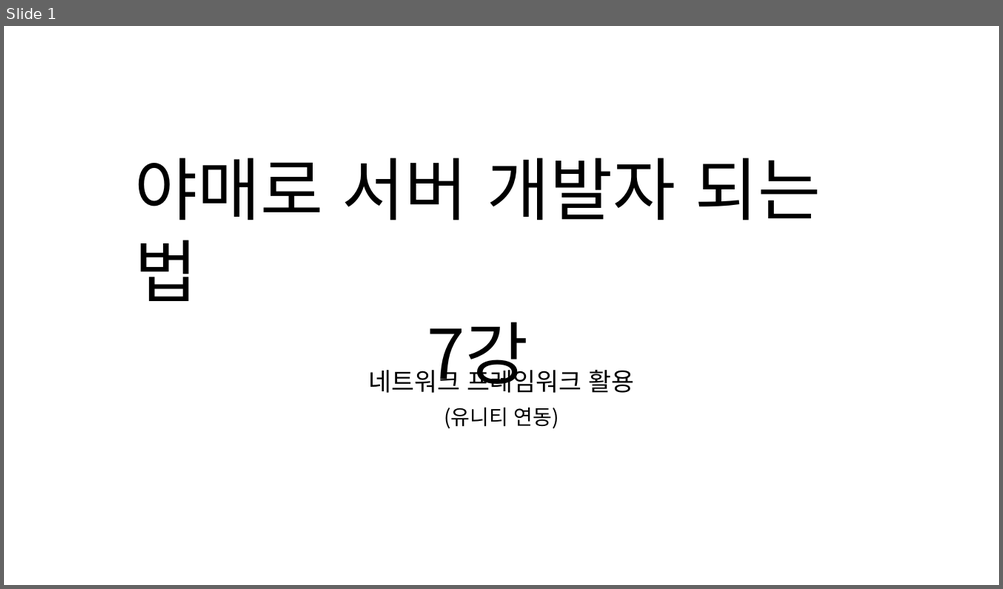
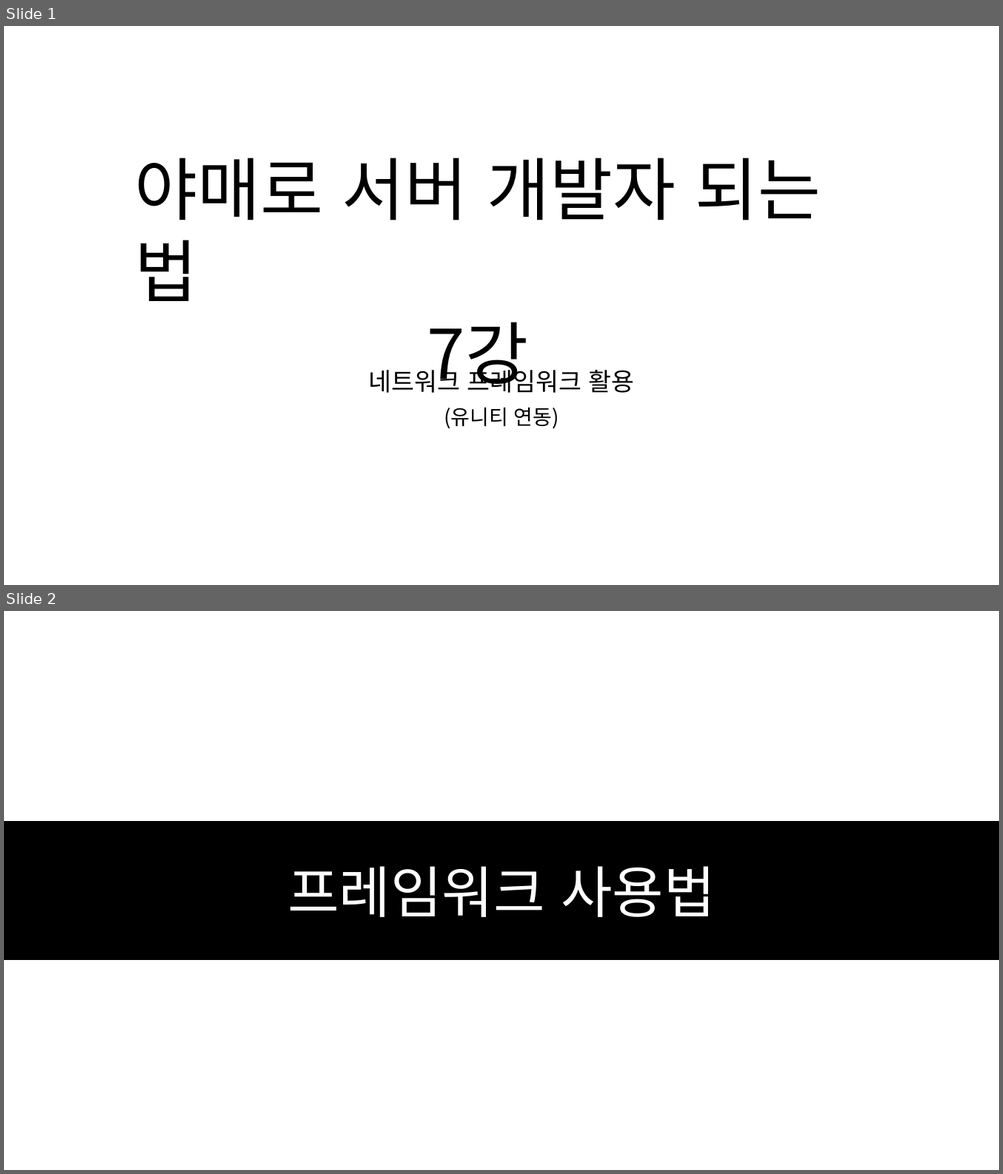
Before and after one commit to SEH00N/SDLU, a slide deck: ServerLecture/PT/7강 네트워크 프레임워크 활용.pptx. Shown one above the other, each under a label of ours: slide 1 before the commit, slides 1 and 2 after it. The pictures are 1003x589 and 1003x1174 pixels, drawn with LibreOffice and Linux fonts; fonts in the diff are those of the drawing. Boxes give left, top, right and bottom in pixels: in the first picture for what was removed or moved away, otherwise in the second. Text is boxed around its words. In the diff, an @@ line names an element or a change of style, - is before the commit and + after.

```diff
--- a/ServerLecture/PT/7강 네트워크 프레임워크 활용.pptx
+++ b/ServerLecture/PT/7강 네트워크 프레임워크 활용.pptx
@@ slide 2 added at (x1=4, y1=611, x2=999, y2=1170), background #FFFFFF @@
@@ rectangle added at (x1=4, y1=821, x2=999, y2=960), fill #000000, outline #000000 1 pt, 54 pt, text #FFFFFF @@
+프레임워크 사용법
```
Also in this commit, not shown: 20 other slides added, 4 slides removed, 2 other files.
